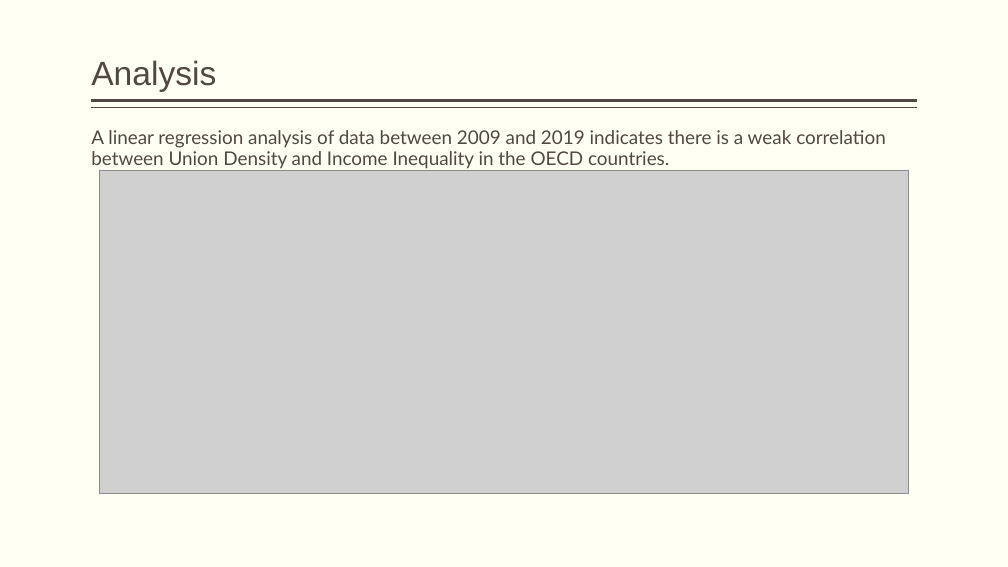
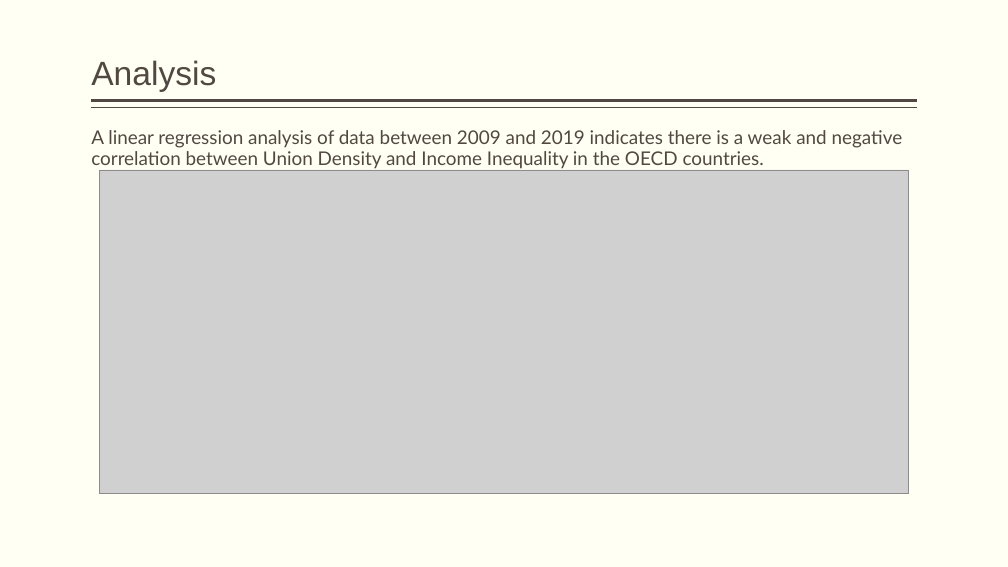
Before and after one commit to berrymatthewj/unionDensityProject, a slide deck: slide 5 of union_density_project.pptx (slide 4 before the commit). Drawn at 1008x567 pixels with LibreOffice and Linux fonts; fonts in the diff are those of the drawing; grey boxes stand for pictures. Boxes give left, top, right and bottom in pixels: in the first picture for what was removed or moved away, otherwise in the second. Text is boxed around its words. In the diff, an @@ line names an element or a change of style, - is before the commit and + after.

```diff
--- a/union_density_project.pptx
+++ b/union_density_project.pptx
@@ text at [91, 130, 903, 169]: text changed @@
-A linear regression analysis of data between 2009 and 2019 indicates there is a weak correlation between Union Density and Income Inequality in the OECD countries.
+A linear regression analysis of data between 2009 and 2019 indicates there is a weak and negative correlation between Union Density and Income Inequality in the OECD countries.
```
Also in this commit, not shown: 9 other slides changed, 4 slides added, 1 slide removed, 1 other file.
